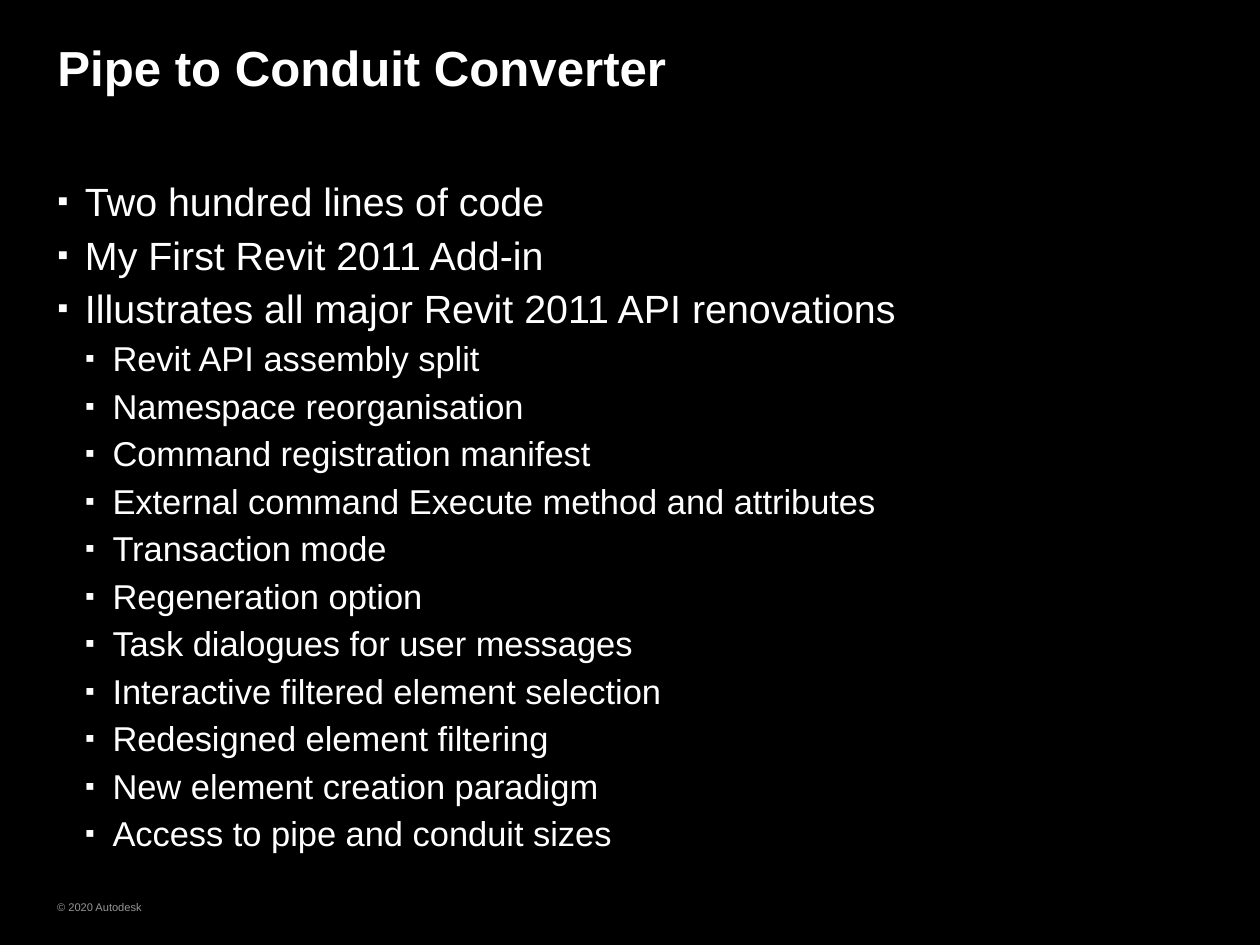
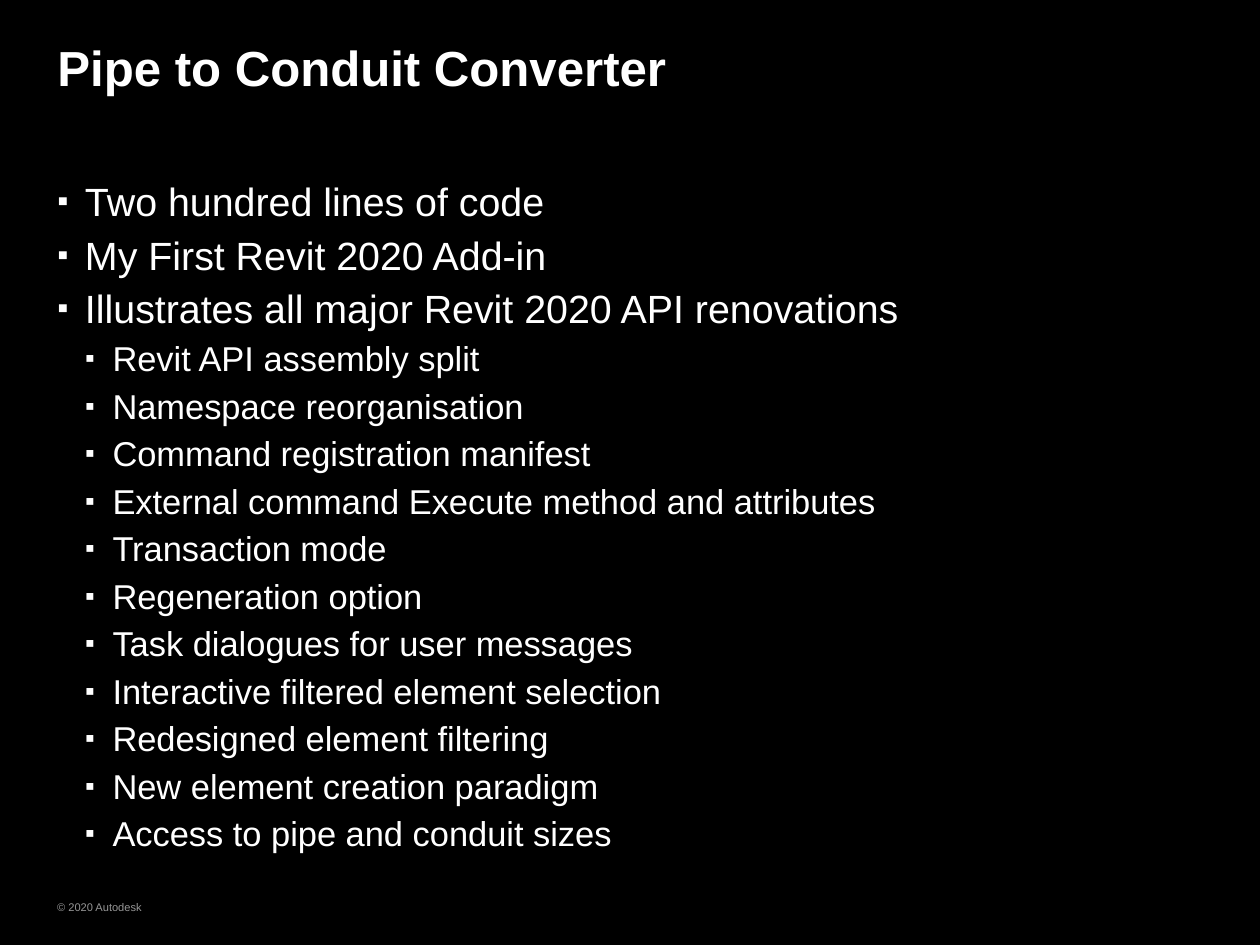
Before and after one commit to ADN-DevTech/RevitTrainingMaterial, a slide deck: slide 58 of Presentation/5_RME_API.pptx. Drawn at 1260x945 pixels with LibreOffice and Linux fonts; fonts in the diff are those of the drawing; background and template pictures are left out. Boxes give left, top, right and bottom in pixels: in the first picture for what was removed or moved away, otherwise in the second. Text is boxed around its words. In the diff, an @@ line names an element or a change of style, - is before the commit and + after.

```diff
--- a/Presentation/5_RME_API.pptx
+++ b/Presentation/5_RME_API.pptx
@@ text at (85, 241, 898, 331): text changed @@
-▪ My First Revit 2011 Add-in
-▪ Illustrates all major Revit 2011 API renovations
+▪ My First Revit 2020 Add-in
+▪ Illustrates all major Revit 2020 API renovations
```
Also in this commit, not shown: 1 other slide changed, 22 other files.
